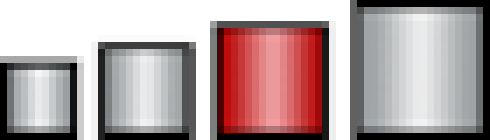
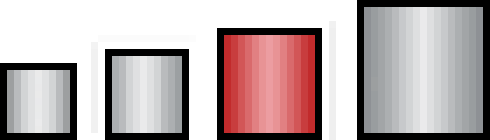
Comparing the layer stacks of the two 490×140 images. Changes:
painted on "Pasted Layer" over 0, 0, 483, 140
added layer "Pasted Layer #1" over 0, 0, 483, 140
